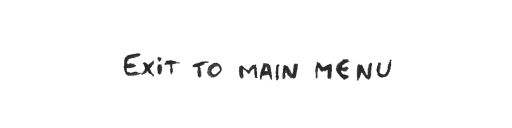
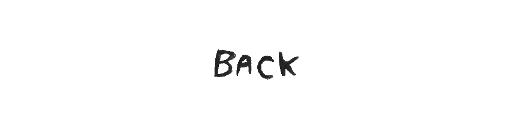
The second (512, 128) image is a revision of the first. Changes to its layers:
showed "back", painted on it over box(192, 49, 327, 81)
hid "exit-to-main-menu" over box(123, 53, 392, 81)
